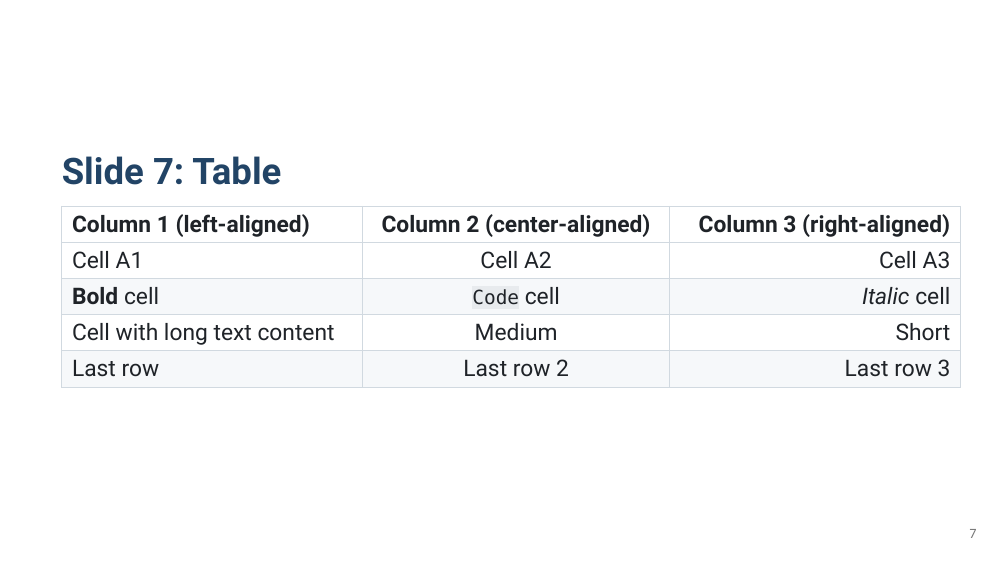
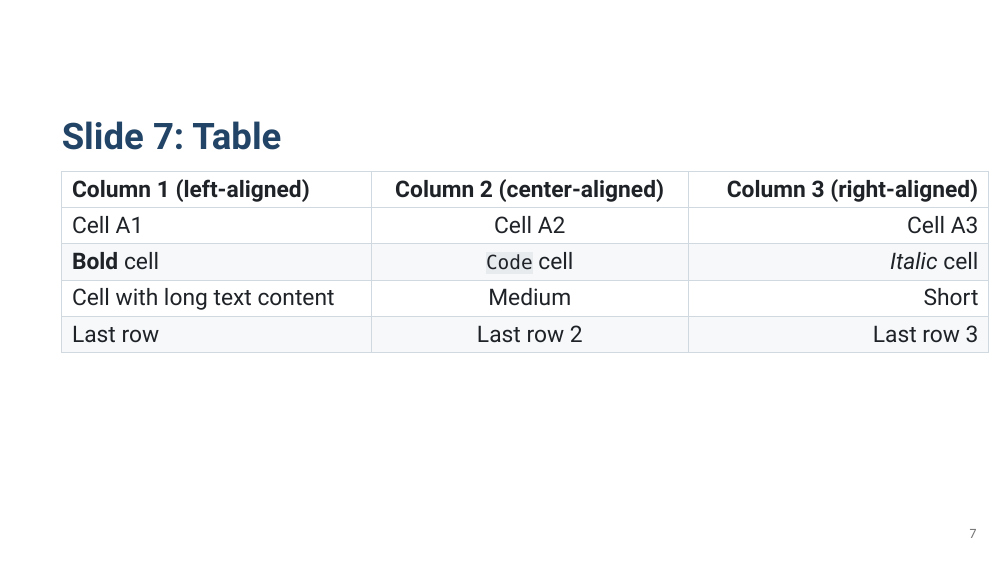
Before and after one commit to KatsuYuzu/marp-to-editable-pptx, a slide deck: slide 7 of output-pptx/test-output.pptx. Drawn at 1008x567 pixels with LibreOffice and Linux fonts; fonts in the diff are those of the drawing. Boxes give left, top, right and bottom in pixels: in the first picture for what was removed or moved away, otherwise in the second. Text is boxed around its words. In the diff, an @@ line names an element or a change of style, - is before the commit and + after.

```diff
--- a/output-pptx/test-output.pptx
+++ b/output-pptx/test-output.pptx
@@ text "Slide 7: Table": place and size @@
-text "Slide 7: Table" at box(62, 156, 281, 185)
+text "Slide 7: Table" at box(62, 121, 281, 150)
@@ table: place and size @@
-table at box(62, 206, 961, 381)
+table at box(62, 172, 989, 347)
```
Also in this commit, not shown: 21 other slides changed, 1 other file.
